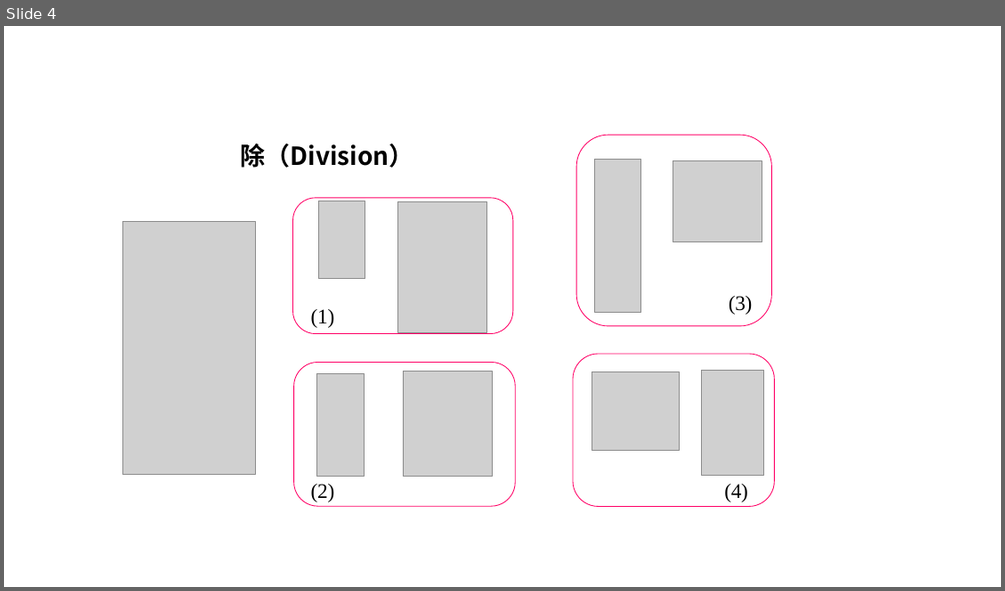
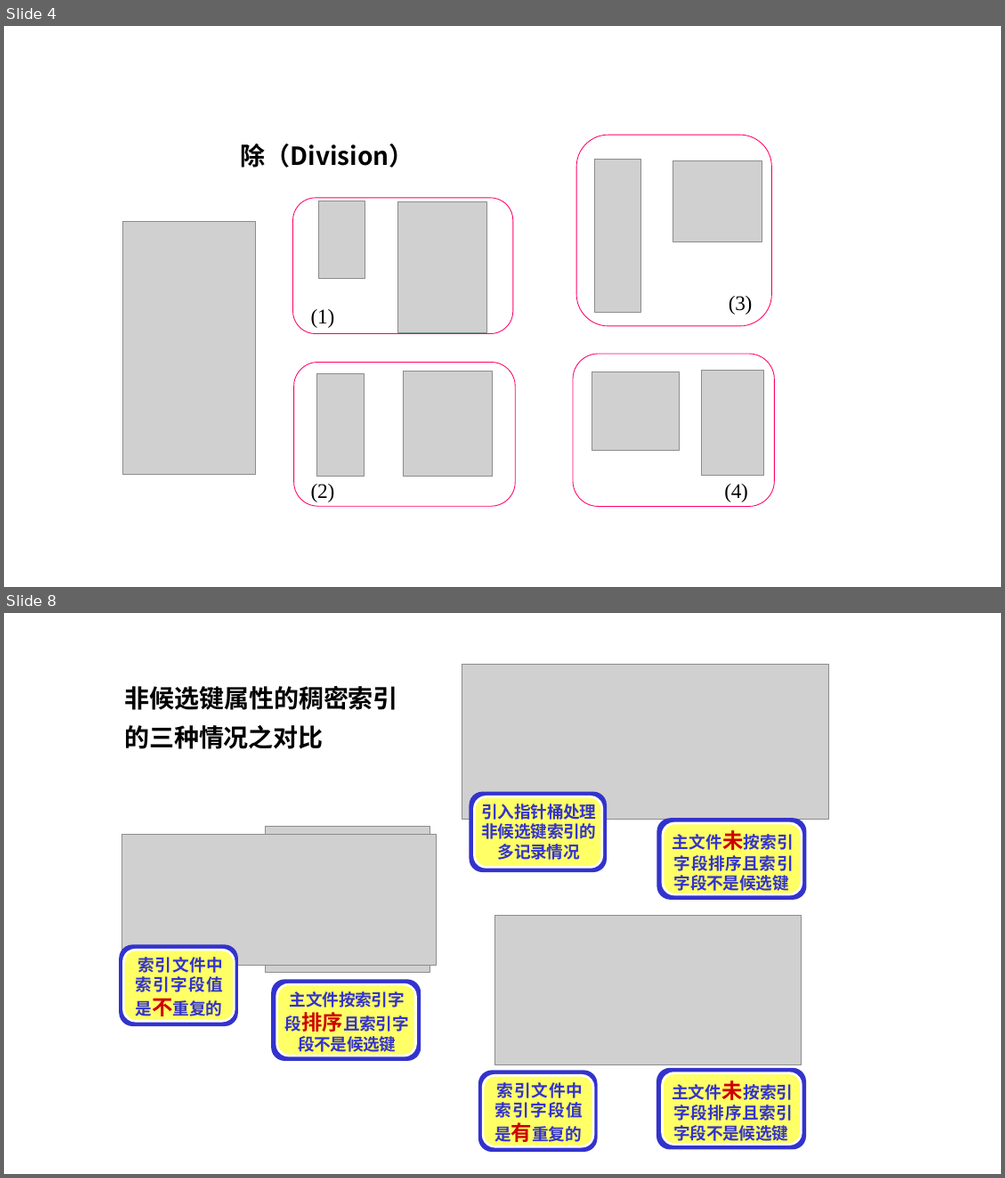
Before and after one commit to guofei9987/a, a slide deck: computer/database/database.pptx. Shown one above the other, each under a label of ours: slide 4 before the commit, slides 4 and 8 after it; the slides between them are not shown. The pictures are 1005x591 and 1005x1178 pixels, drawn with LibreOffice and Linux fonts; fonts in the diff are those of the drawing; grey boxes stand for pictures. Boxes give left, top, right and bottom in pixels: in the first picture for what was removed or moved away, otherwise in the second. Text is boxed around its words. In the diff, an @@ line names an element or a change of style, - is before the commit and + after.

```diff
--- a/computer/database/database.pptx
+++ b/computer/database/database.pptx
@@ slide 8 added at (4,613,1001,1174), background #FFFFFF @@
@@ text added at (124,686,397,749), 24 pt, text #000000, bold @@
+非候选键属性的稠密索引的三种情况之对比
@@ group added at (462,665,829,873): 3 freeform shapes, 1 picture @@
@@ text added at (482,803,597,860), 16 pt, text #3333CC, bold @@
+引入指针桶处理非候选键索引的多记录情况
@@ freeform shape added at (657,818,807,900), fill #3333CC @@
@@ freeform shape added at (663,823,802,894), fill #FFFF66 @@
@@ freeform shape added at (663,823,802,894), outline #FFFFFF 2.25 pt @@
@@ text added at (672,830,793,894), 16 pt, text #3333CC, bold @@
+主文件未按索引字段排序且索引字段不是候选键
@@ group added at (119,826,437,1026): 3 pictures, 3 freeform shapes @@
@@ text added at (136,957,224,1021), 16 pt, text #3333CC, bold @@
+索引文件中索引字段值是不重复的
@@ freeform shape added at (271,980,421,1061), fill #3333CC @@
@@ freeform shape added at (277,985,416,1055), fill #FFFF66 @@
@@ freeform shape added at (277,985,416,1055), outline #FFFFFF 2.25 pt @@
@@ text added at (285,991,409,1055), 16 pt, text #3333CC, bold @@
+主文件按索引字段排序且索引字段不是候选键
@@ freeform shape added at (478,1070,597,1151), fill #3333CC @@
@@ freeform shape added at (484,1075,594,1146), fill #FFFF66 @@
@@ freeform shape added at (484,1075,594,1146), outline #FFFFFF 2.25 pt @@
@@ text added at (494,1082,583,1146), 16 pt, text #3333CC, bold @@
+索引文件中索引字段值是有重复的
@@ group added at (494,915,807,1149): 3 freeform shapes, 1 picture @@
@@ text added at (672,1080,793,1143), 16 pt, text #3333CC, bold @@
+主文件未按索引字段排序且索引字段不是候选键
```
Also in this commit, not shown: 6 other slides added, 2 other files.
